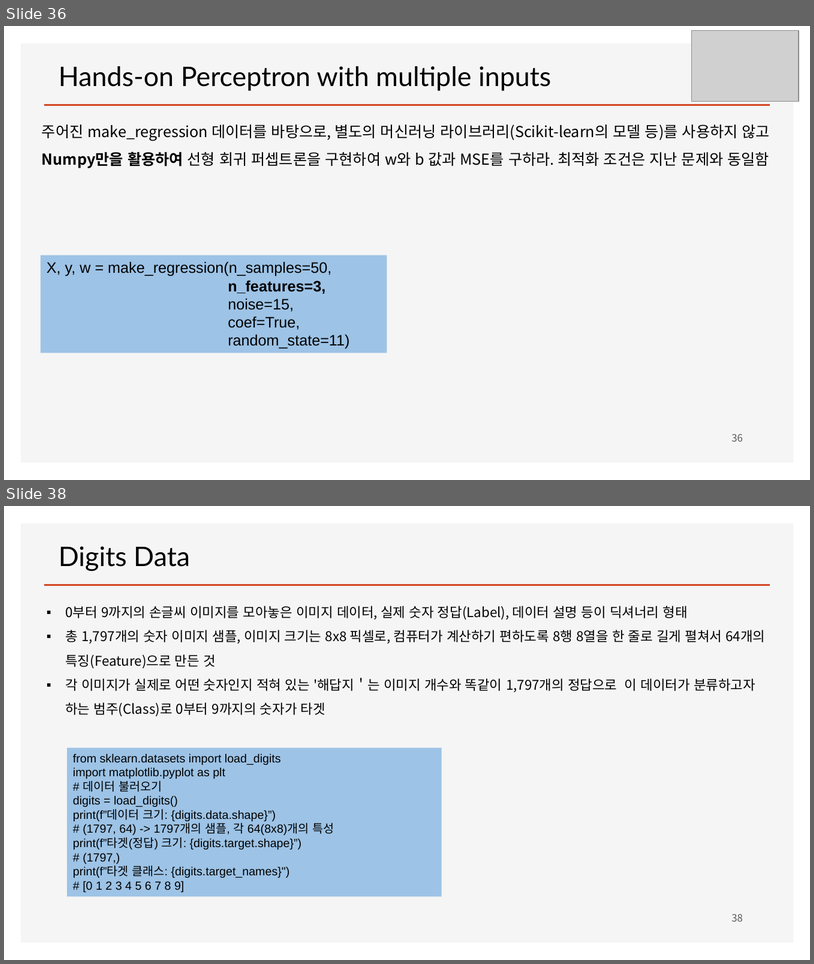
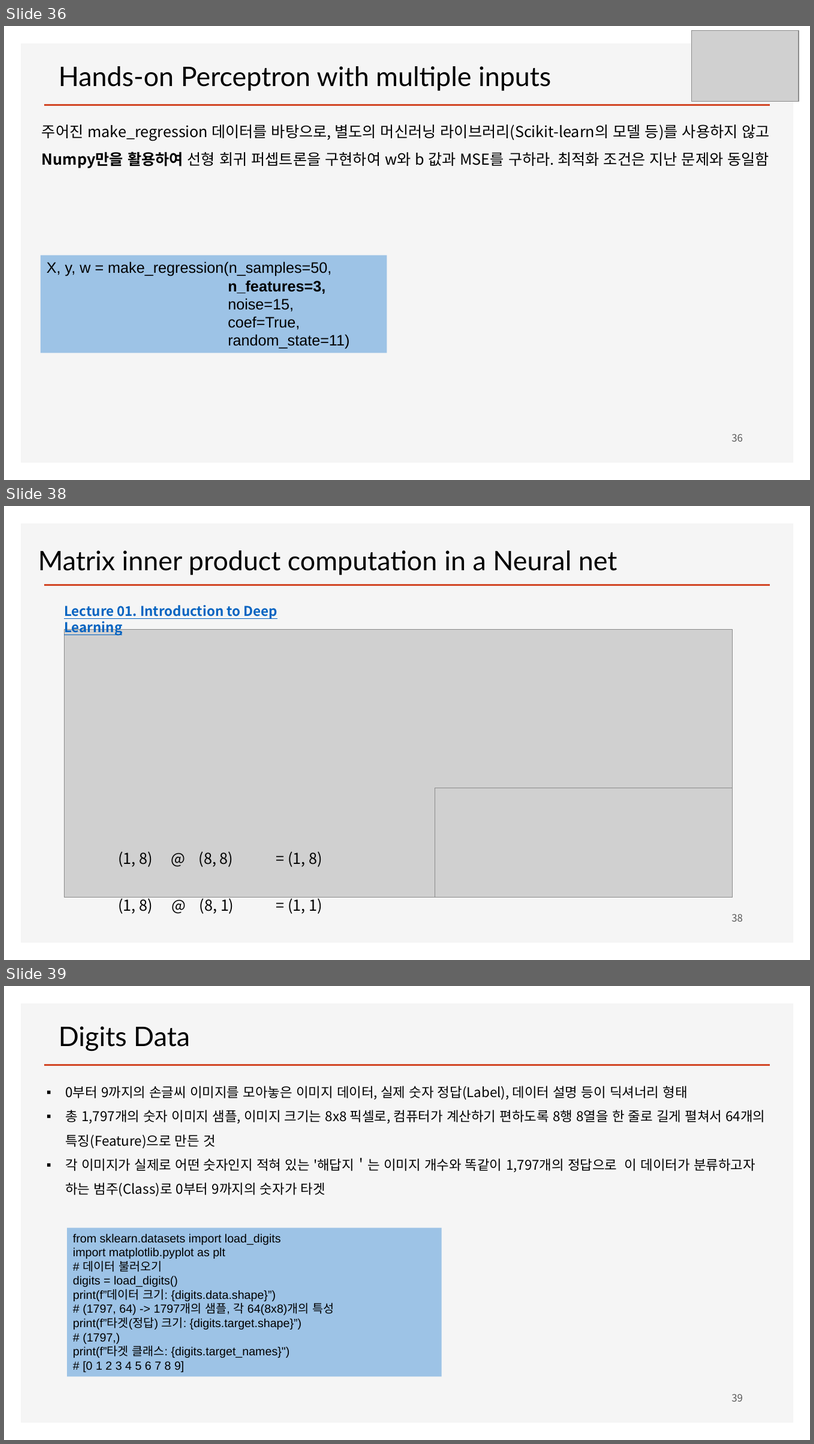
Before and after one commit to ancestor9/mathematics-for-machine-learning, a slide deck: Linear_Algebra/w4_Perceptron_Regression.pptx. Shown one above the other, each under a label of ours: slides 36 and 38 before the commit, slides 36, 38 and 39 after it; the slides between them are not shown. The pictures are 814x964 and 814x1444 pixels, drawn with LibreOffice and Linux fonts; fonts in the diff are those of the drawing; grey boxes stand for pictures; background and template pictures are left out. Boxes give left, top, right and bottom in pixels: in the first picture for what was removed or moved away, otherwise in the second. Text is boxed around its words. In the diff, an @@ line names an element or a change of style, - is before the commit and + after.

```diff
--- a/Linear_Algebra/w4_Perceptron_Regression.pptx
+++ b/Linear_Algebra/w4_Perceptron_Regression.pptx
@@ slide 38 added at box(4, 506, 810, 960), background #FFFFFF; not listed: 2 template elements that a slide beside it also shows @@
@@ text added at box(38, 550, 618, 575), 32 pt, text #000000 @@
+Matrix inner product computation in a Neural net
@@ text added at box(64, 605, 277, 636), 16 pt, text #0563C1, bold, underline @@
+Lecture 01. Introduction to Deep Learning
@@ picture added at box(65, 630, 733, 897) @@
@@ picture added at box(435, 788, 733, 897) @@
@@ text added at box(118, 851, 153, 867), 18 pt, text #000000 @@
+(1, 8)
@@ text added at box(199, 851, 233, 867), 18 pt, text #000000 @@
+@ (8, 8)
@@ text added at box(288, 851, 322, 867), 18 pt, text #000000 @@
+= (1, 8)
@@ text added at box(118, 897, 153, 913), 18 pt, text #000000 @@
+(1, 8)
@@ text added at box(200, 897, 234, 913), 18 pt, text #000000 @@
+@ (8, 1)
@@ text added at box(288, 897, 322, 913), 18 pt, text #000000 @@
+= (1, 1)
@@ page number added at box(732, 913, 743, 921), 12 pt, text #595959 @@
+38
@@ what was slide 38 is now slide 39 @@
```
Also in this commit, not shown: 1 slide changed.
